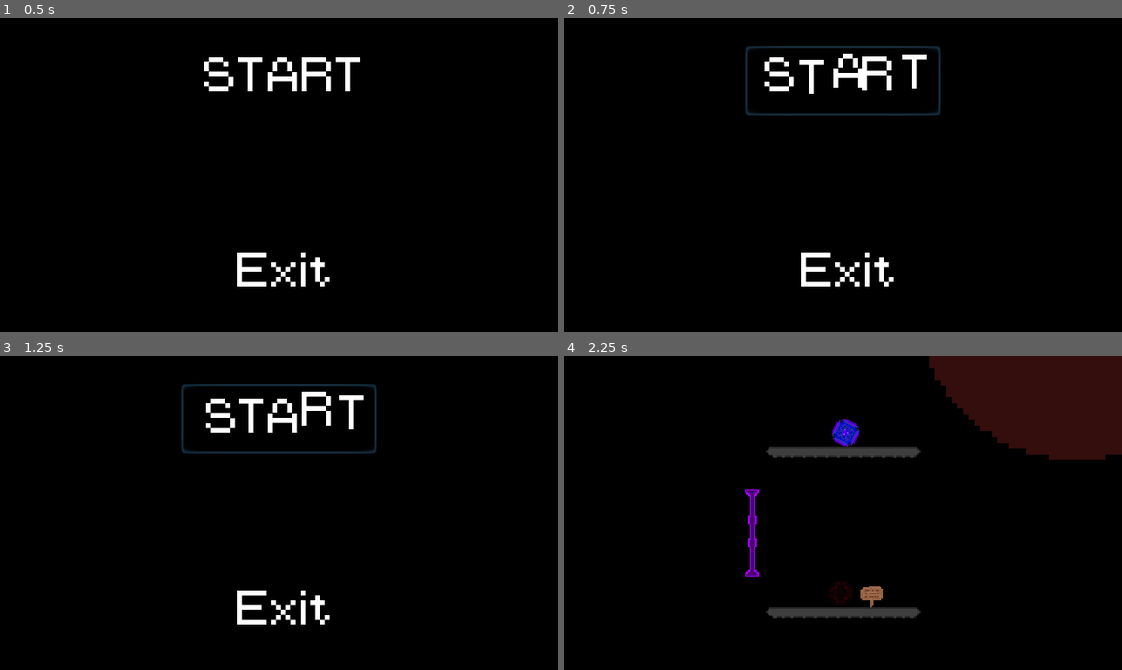
Above: before the commit, frames 1-4 (two rows, left to right).
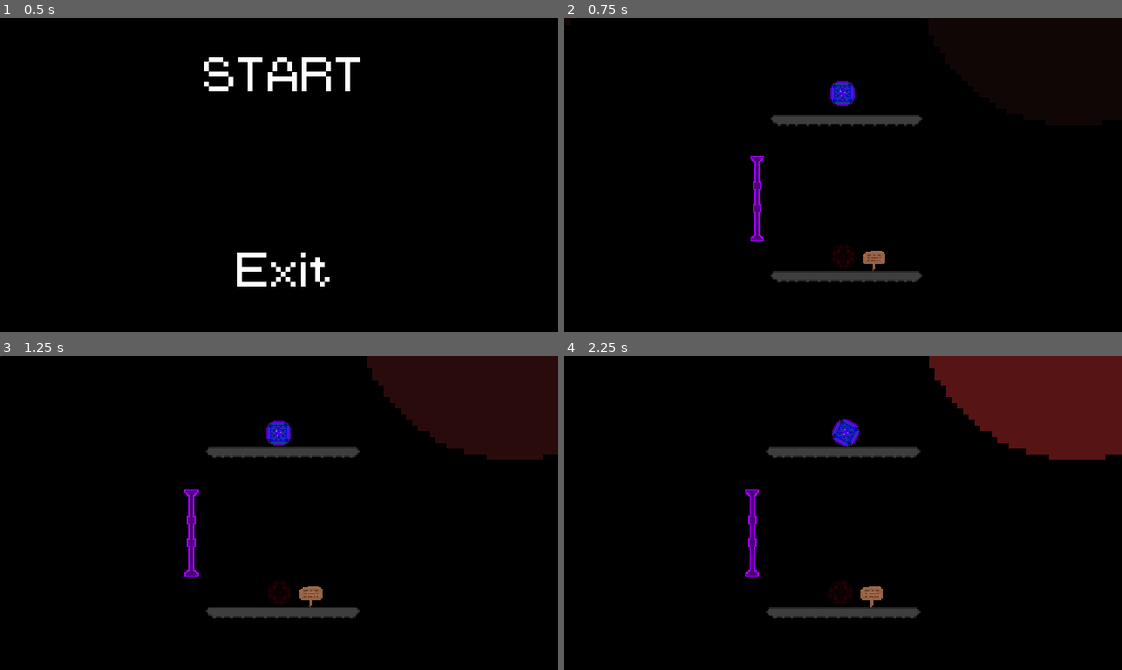
Above: after the commit, the same moments.

Repository: zyansheep/gmtk-2021
Game: Godot game, scene res://Menu.tscn
The game is run twice, just before and just after one commit, with the same random seed, the same clock (stepped at 60 frames per second) and the same inputs.
Inputs (mouse positions are in pixels of both pictures, inside the frame that each line leads up to):
- Up to frame 1 (0.5 s): no input
- Up to frame 2 (0.75 s): click (843, 80) at 0.52 s
- Up to frame 3 (1.25 s): no input
- Up to frame 4 (2.25 s): click (843, 418) at 1.27 s; tap Enter at 2 s; move the mouse to (965, 497) at 2.02 s; hold D (game_move_right) from 2.03 s (still down); tap Space (game_player_join) at 2.1 s

Frame 1 is identical in both runs. In frame 2, 4.8% of the frame differs, in the area x 32-68%, y 8-86%; in frame 3, 14%, in the area x 0-100%, y 0-86%; in frame 4, 9.1%.
Error in both runs: Attempt to call function 'get_node' in base 'previously freed instance' on a null instance. (res://Level.gd:36)

Commit message:
improve menu

Diff:
--- a/Menu.tscn
+++ b/Menu.tscn
@@ -31,9 +31,11 @@
 "_edit_use_anchors_": false
 }
 
-[node name="StartButton" type="Button" parent="Start"]
-margin_left = 8.0
-margin_right = 120.0
+[node name="Button" type="Button" parent="Start"]
+anchor_left = 0.059
+anchor_right = 0.059
+margin_left = -0.0240002
+margin_right = 111.976
 margin_bottom = 40.0
 flat = true
 __meta__ = {
@@ -54,7 +56,7 @@
 "_edit_use_anchors_": false
 }
 
-[node name="ExitButton" type="Button" parent="Exit"]
+[node name="Button" type="Button" parent="Exit"]
 margin_left = 8.0
 margin_right = 120.0
 margin_bottom = 40.0
@@ -62,9 +64,9 @@
 __meta__ = {
 "_edit_use_anchors_": false
 }
-
-[node name="SceneTimer" type="Timer" parent="."]
-one_shot = true
-[connection signal="pressed" from="Start/StartButton" to="Start" method="_on_StartButton_pressed"]
-[connection signal="pressed" from="Exit/ExitButton" to="Exit" method="_on_ExitButton_pressed"]
-[connection signal="timeout" from="SceneTimer" to="Start" method="_on_SceneTimer_timeout"]
+[connection signal="mouse_entered" from="Start/Button" to="Start" method="_on_Button_mouse_entered"]
+[connection signal="mouse_exited" from="Start/Button" to="Start" method="_on_Button_mouse_exited"]
+[connection signal="pressed" from="Start/Button" to="Start" method="_on_Button_pressed"]
+[connection signal="mouse_entered" from="Exit/Button" to="Exit" method="_on_Button_mouse_entered"]
+[connection signal="mouse_exited" from="Exit/Button" to="Exit" method="_on_Button_mouse_exited"]
+[connection signal="pressed" from="Exit/Button" to="Exit" method="_on_Button_pressed"]
--- a/Text&Button.gd
+++ b/Text&Button.gd
@@ -1,27 +1,15 @@
 extends RichTextLabel
-
 
 onready var timer = get_node("../SceneTimer")
 
-# true = start | false = exit
-var command = false
+func _on_Button_pressed():
+	if self.name == "Start":
+		get_tree().change_scene("res://Levels/Level1.tscn")
+	elif self.name == "Exit":
+		get_tree().quit()
 
-func _on_StartButton_pressed():
-	fade_text_change()
-	timer.start(.75)
-	command = true
-
-func _on_ExitButton_pressed():
-	fade_text_change()
-	timer.start(.75)
-	command = false
-
-func fade_text_change():
+func _on_Button_mouse_entered():
 	self.parse_bbcode("[center][shake rate=10 level=20]" + text + "[/shake][/center]")
 
-
-func _on_SceneTimer_timeout():
-	if command:
-		get_tree().change_scene("res://Levels/Level1.tscn")
-	else:
-		get_tree().quit()
+func _on_Button_mouse_exited():
+	self.parse_bbcode("[center]" + text + "[/center]")
